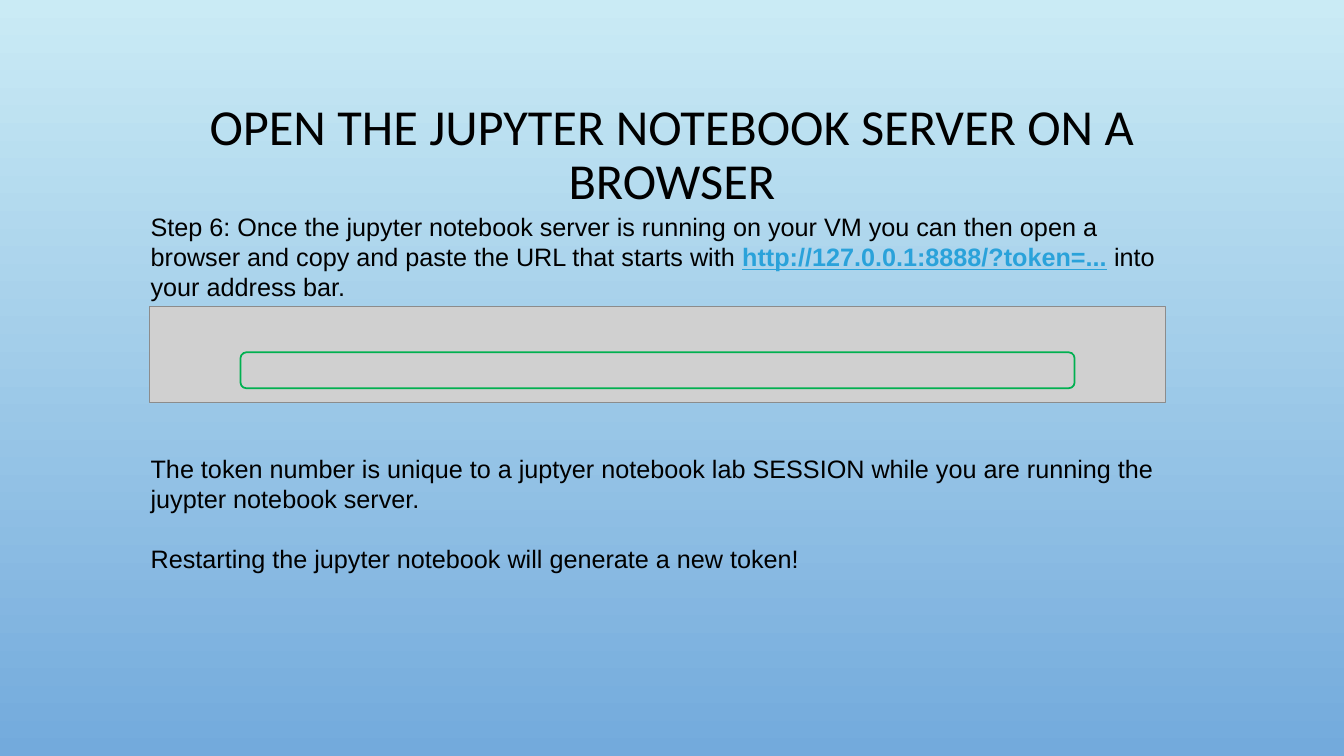
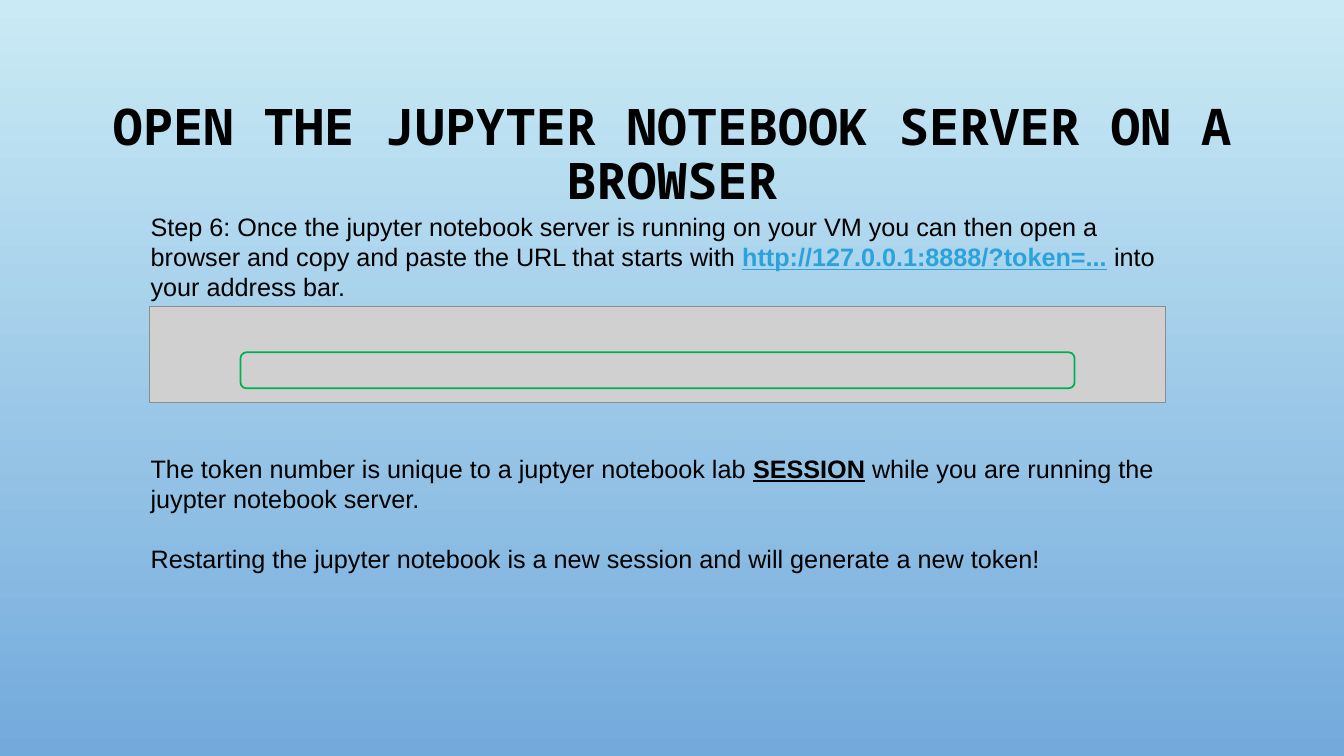
Before and after one commit to adrianopolpo/stat1400, a slide deck: slide 12 of VM_instructions.pptx. Drawn at 1344x756 pixels with LibreOffice and Linux fonts; fonts in the diff are those of the drawing; grey boxes stand for pictures; background and template pictures are left out. Boxes give left, top, right and bottom in pixels: in the first picture for what was removed or moved away, otherwise in the second. Text is boxed around its words. In the diff, an @@ line names an element or a change of style, - is before the commit and + after.

```diff
--- a/VM_instructions.pptx
+++ b/VM_instructions.pptx
@@ title "OPEN THE JUPYTER NOTEBOOK SERVER ..." at bbox=[113, 108, 1231, 200]: font Calibri to Noto Sans Mono, bold on @@
@@ text at bbox=[151, 459, 1153, 514]: bold on, underline on in "SESSION" @@
@@ text at bbox=[151, 549, 1040, 574]: text changed @@
-Restarting the jupyter notebook will generate a new token!
+Restarting the jupyter notebook is a new session and will generate a new token!
```
Also in this commit, not shown: 12 other slides changed, 4 slides added.
